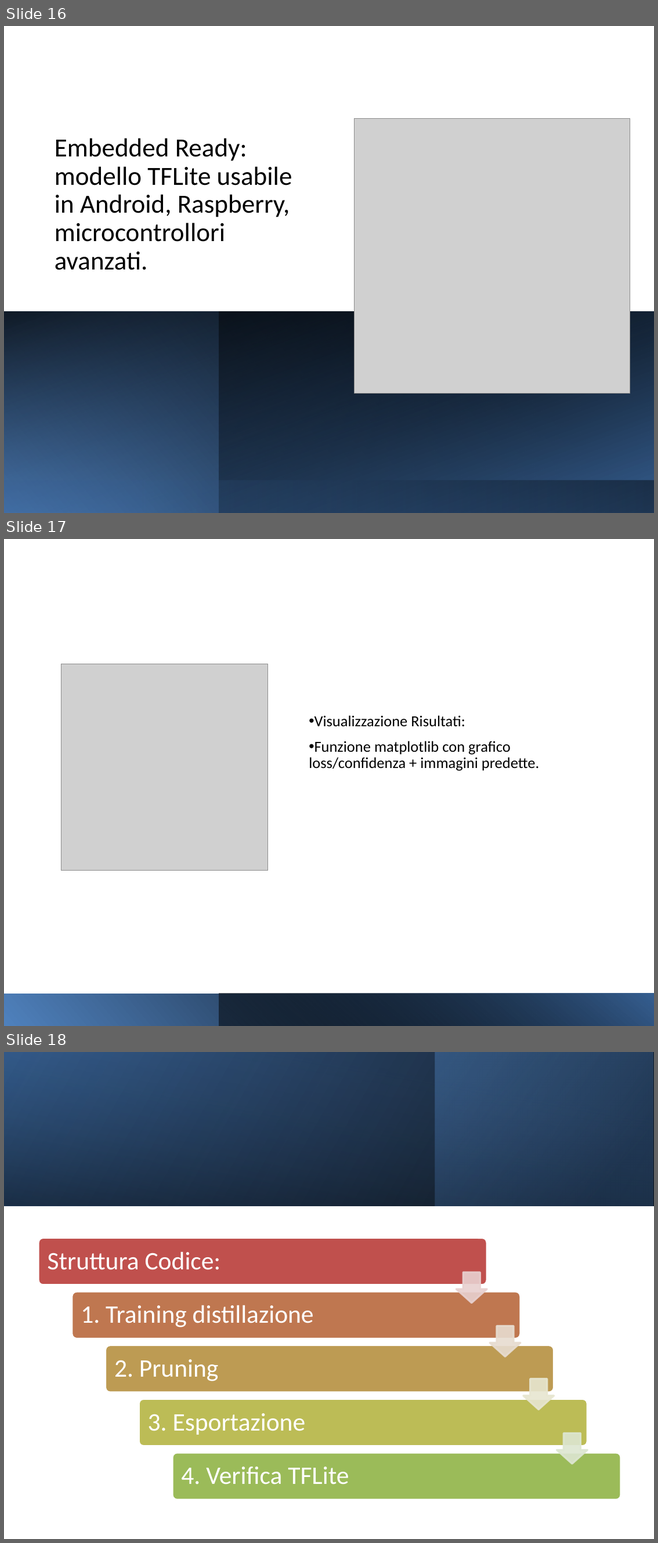
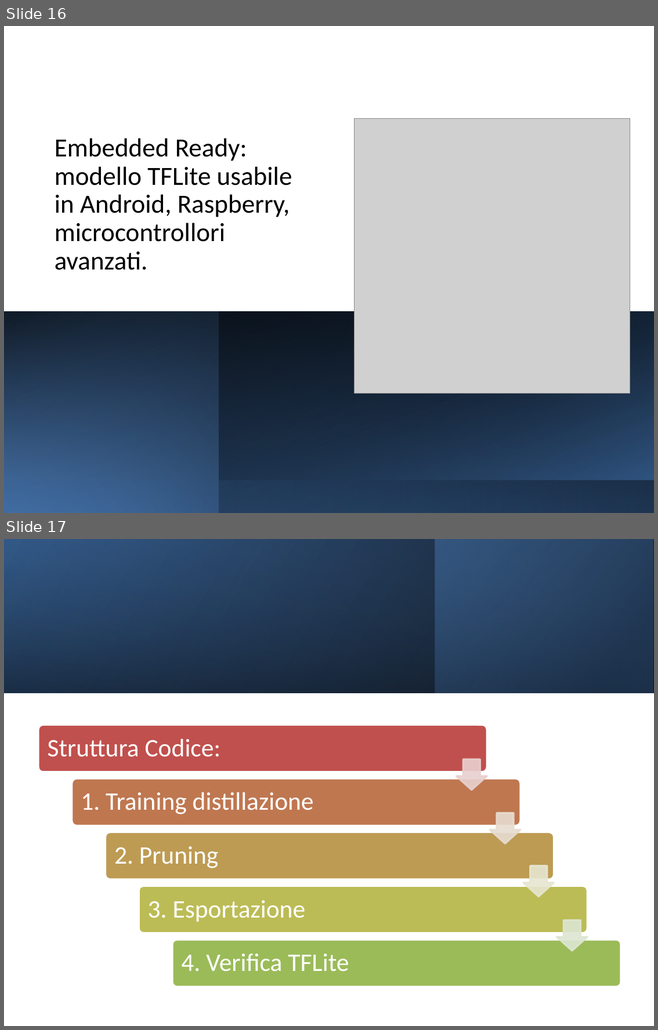
Before and after one commit to davideiannella/DeepLearning, a slide deck: presentazione_pechakucha.pptx. Shown one above the other, each under a label of ours: slides 16, 17 and 18 before the commit, slides 16 and 17 after it. The pictures are 658x1543 and 658x1030 pixels, drawn with LibreOffice and Linux fonts; fonts in the diff are those of the drawing; grey boxes stand for pictures. Boxes give left, top, right and bottom in pixels: in the first picture for what was removed or moved away, otherwise in the second. Text is boxed around its words. In the diff, an @@ line names an element or a change of style, - is before the commit and + after.

Commit message:
Aggiornamento presentazione

```diff
--- a/presentazione_pechakucha.pptx
+++ b/presentazione_pechakucha.pptx
@@ slide 17 removed at box(4, 539, 654, 1026), background #FFFFFF @@
@@ picture removed at box(61, 664, 268, 870) @@
@@ text removed at box(308, 715, 539, 771) @@
-• Visualizzazione Risultati:
-• Funzione matplotlib con grafico loss/confidenza + immagini predette.
@@ rectangle removed at box(4, 994, 654, 1026) @@
@@ rectangle removed at box(219, 994, 654, 1026) @@
@@ what was slide 18 is now slide 17 @@
```
Also in this commit, not shown: 1 other file.
